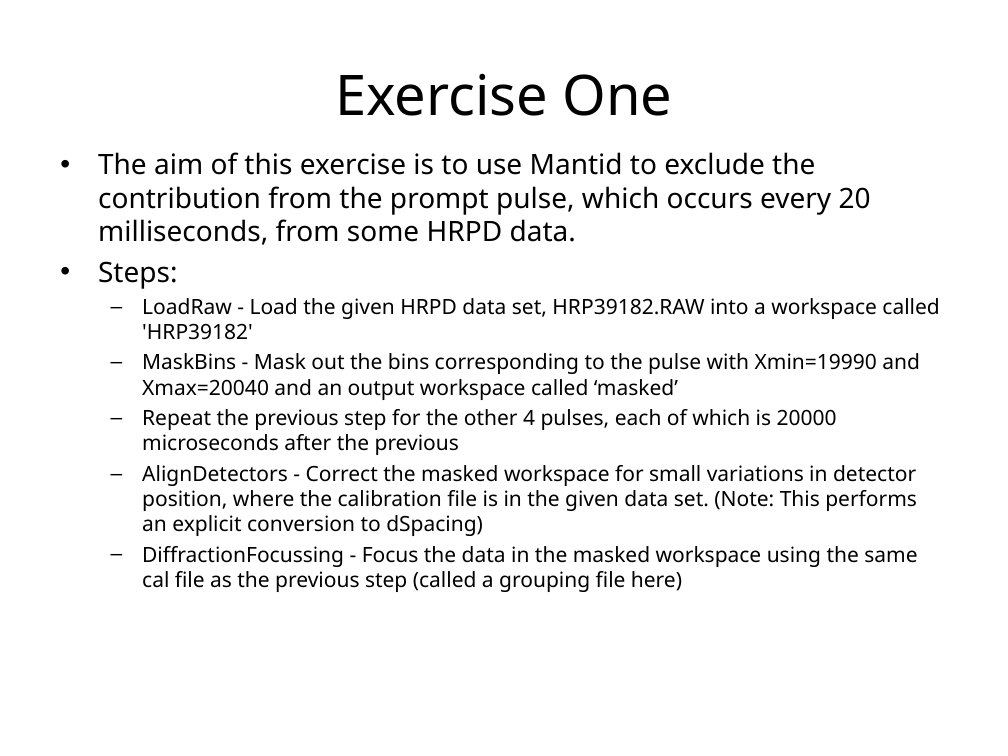
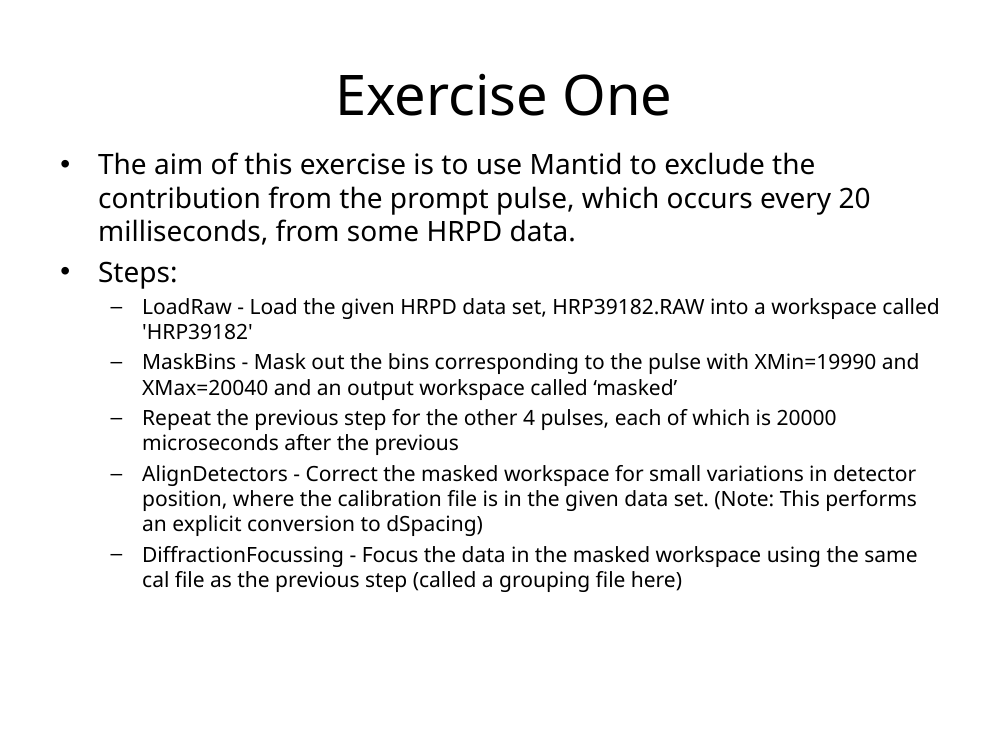
Before and after one commit to mantidproject/documents, a slide deck: slide 9 of Presentations/Python training course/Python in Mantid.ppt. Drawn at 1008x756 pixels with LibreOffice and Linux fonts; fonts in the diff are those of the drawing; background and template pictures are left out. Boxes give left, top, right and bottom in pixels: in the first picture for what was removed or moved away, otherwise in the second. Text is boxed around its words. In the diff, an @@ line names an element or a change of style, - is before the commit and + after.

```diff
--- a/Presentations/Python training course/Python in Mantid.ppt
+++ b/Presentations/Python training course/Python in Mantid.ppt
@@ text at bbox=[142, 353, 920, 400]: text changed @@
-  – MaskBins - Mask out the bins corresponding to the pulse with Xmin=19990 and Xmax=20040 and an output workspace called ‘masked’
+  – MaskBins - Mask out the bins corresponding to the pulse with XMin=19990 and XMax=20040 and an output workspace called ‘masked’
```
Also in this commit, not shown: 1 other slide changed, 5 other files.
